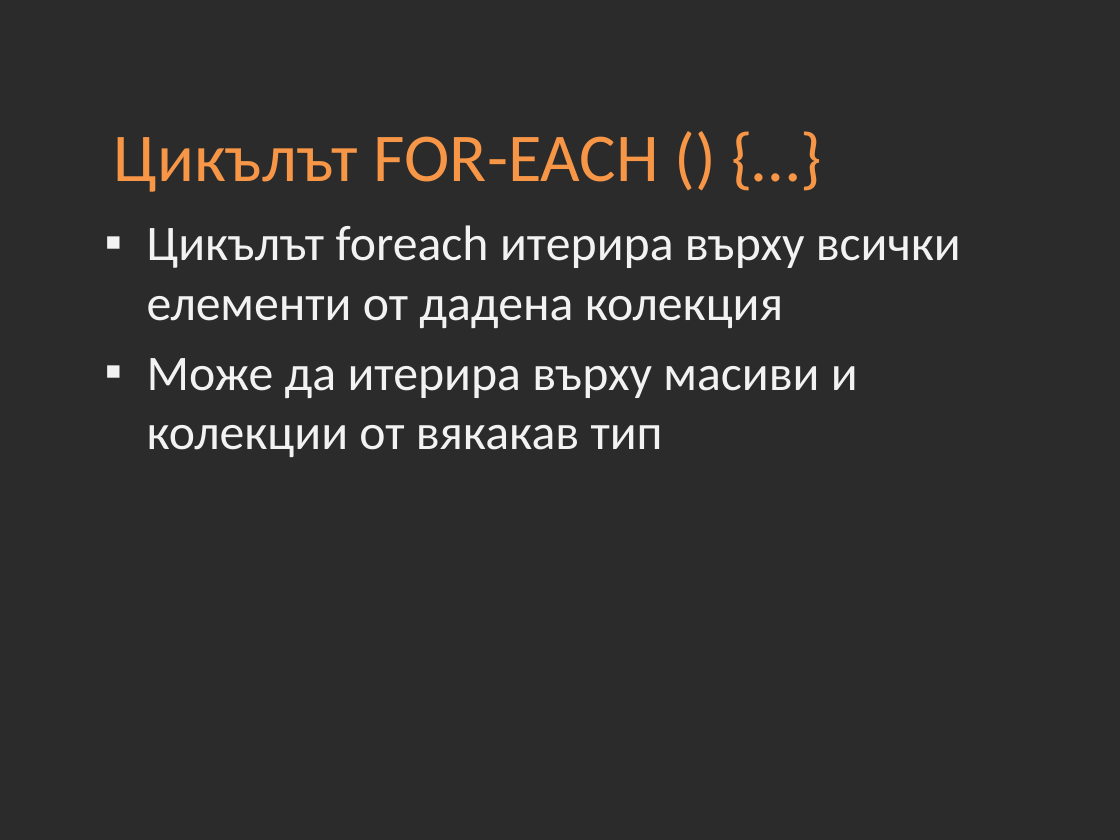
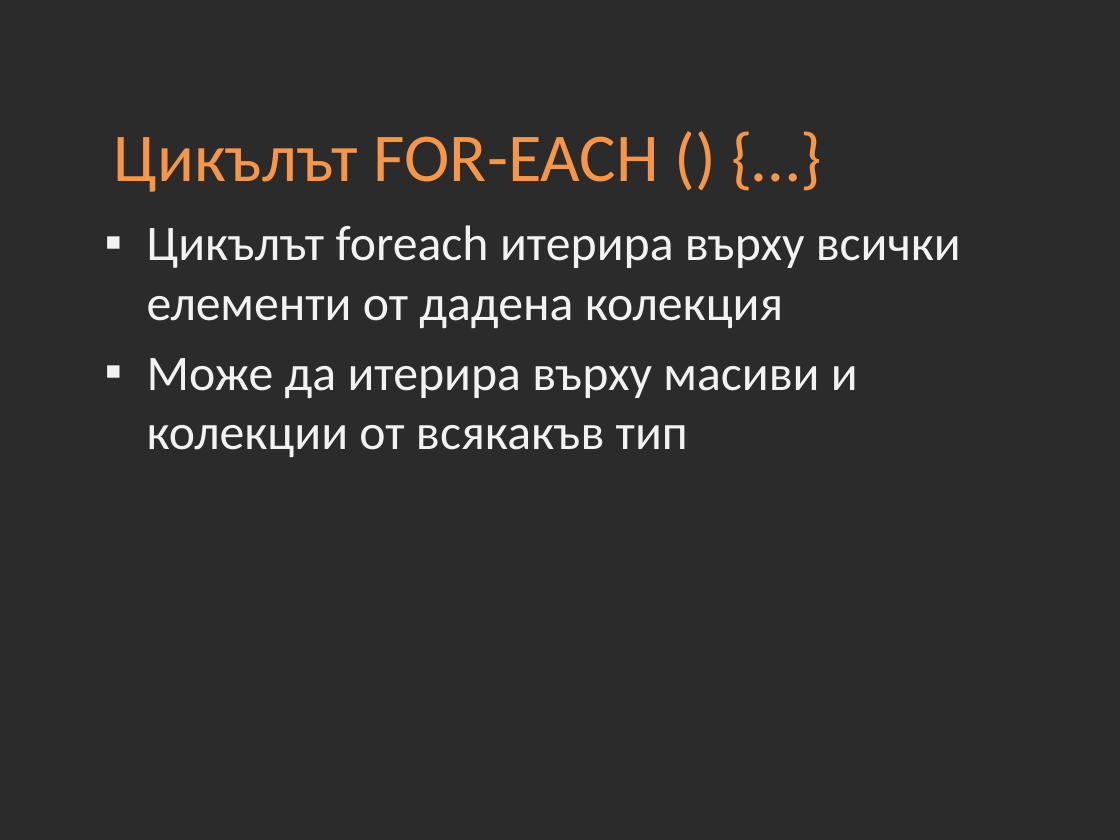
Before and after one commit to Academy-Soft-Intellect/Programming-Introduction-Course, a slide deck: slide 12 of 06-Arrays.pptx. Drawn at 1120x840 pixels with LibreOffice and Linux fonts; fonts in the diff are those of the drawing; background and template pictures are left out; a plain dark background stands for a picture behind light text. Boxes give left, top, right and bottom in pixels: in the first picture for what was removed or moved away, otherwise in the second. Text is boxed around its words. In the diff, an @@ line names an element or a change of style, - is before the commit and + after.

```diff
--- a/06-Arrays.pptx
+++ b/06-Arrays.pptx
@@ text at (147, 358, 858, 457): text changed @@
-▪ Може да итерира върху масиви и колекции от вякакав тип
+▪ Може да итерира върху масиви и колекции от всякакъв тип
```
Also in this commit, not shown: 2 other slides changed, 13 other files.
